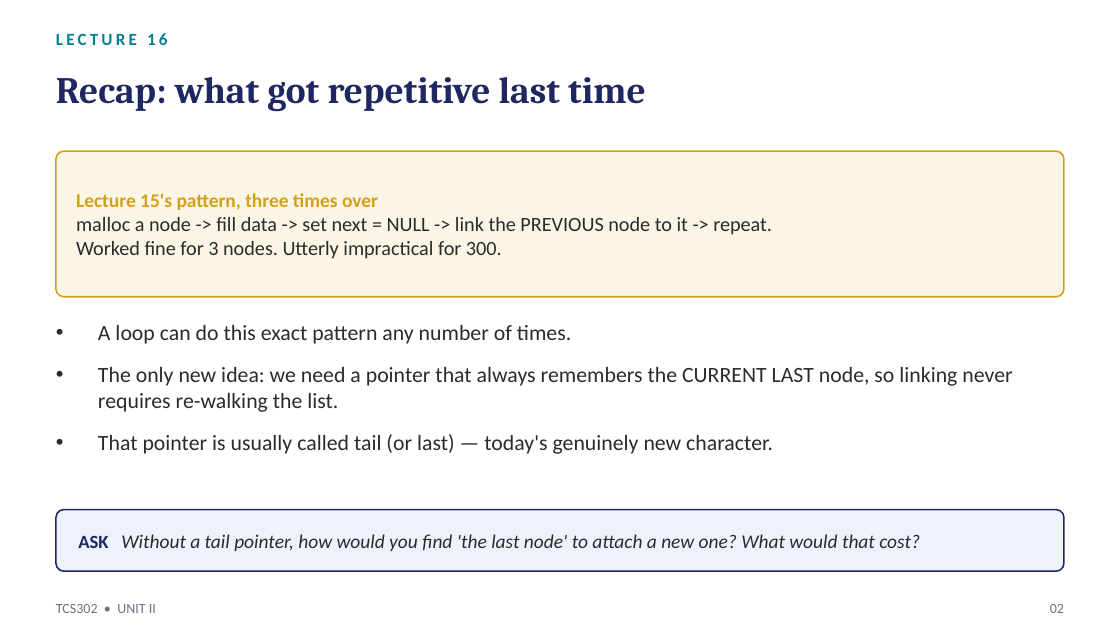
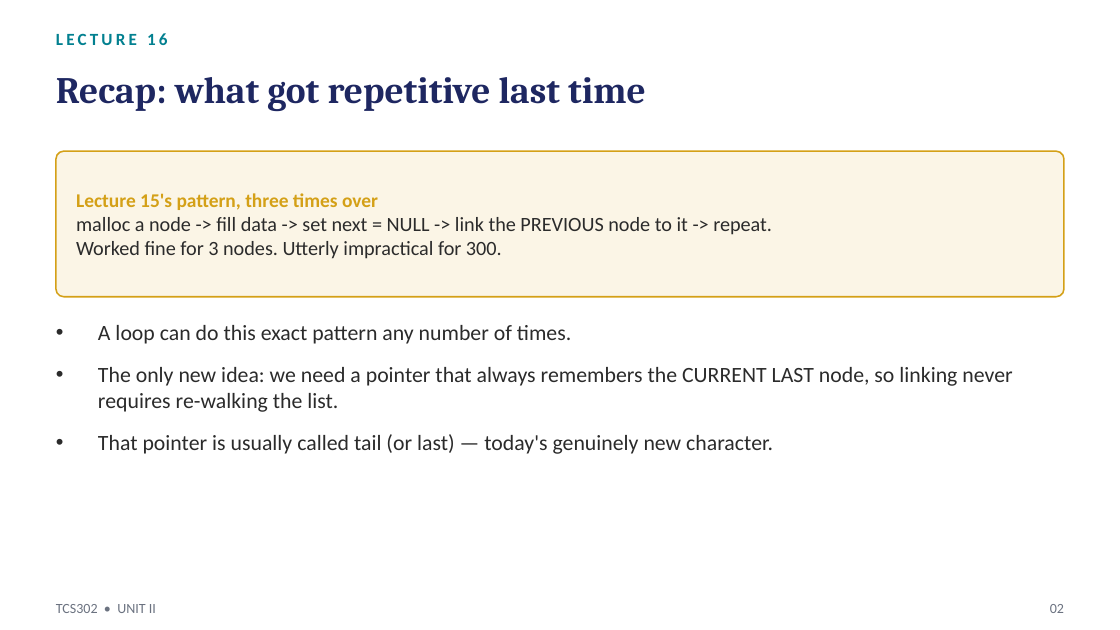
Before and after one commit to manojkaushik/manojkaushik.github.io, a slide deck: slide 2 of assets/TCS302/Unit-2/Lecture16_Creation_Traversal_Searching.pptx. Drawn at 1120x630 pixels with LibreOffice and Linux fonts; fonts in the diff are those of the drawing. Boxes give left, top, right and bottom in pixels: in the first picture for what was removed or moved away, otherwise in the second. Text is boxed around its words. In the diff, an @@ line names an element or a change of style, - is before the commit and + after.

```diff
--- a/assets/TCS302/Unit-2/Lecture16_Creation_Traversal_Searching.pptx
+++ b/assets/TCS302/Unit-2/Lecture16_Creation_Traversal_Searching.pptx
@@ rounded rectangle removed at (56,510,1064,571) @@
@@ text removed at (78,534,920,551) @@
-ASK Without a tail pointer, how would you find 'the last node' to attach a new one? What would that cost?
```
Also in this commit, not shown: 5 other slides changed, 46 other files.
